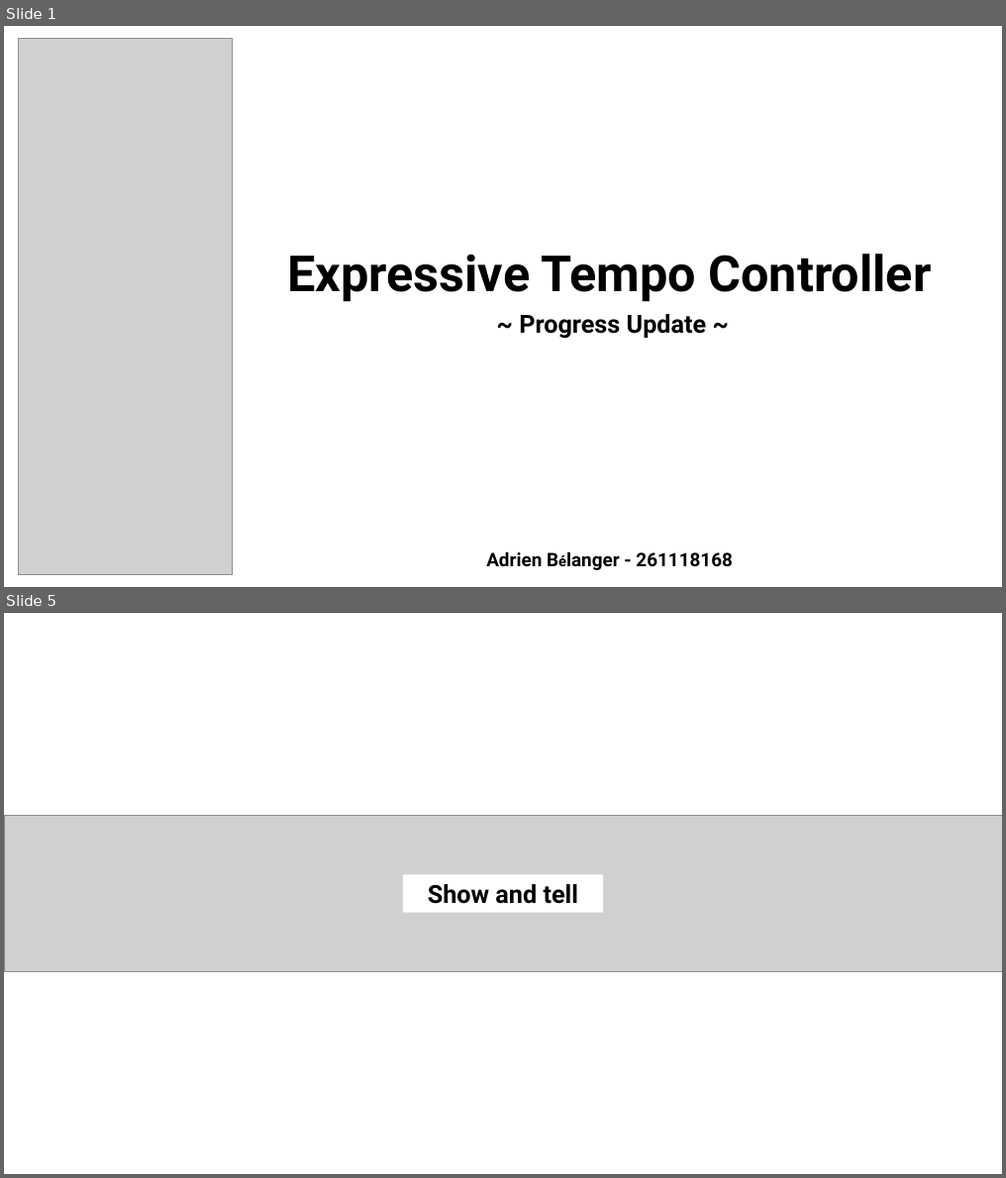
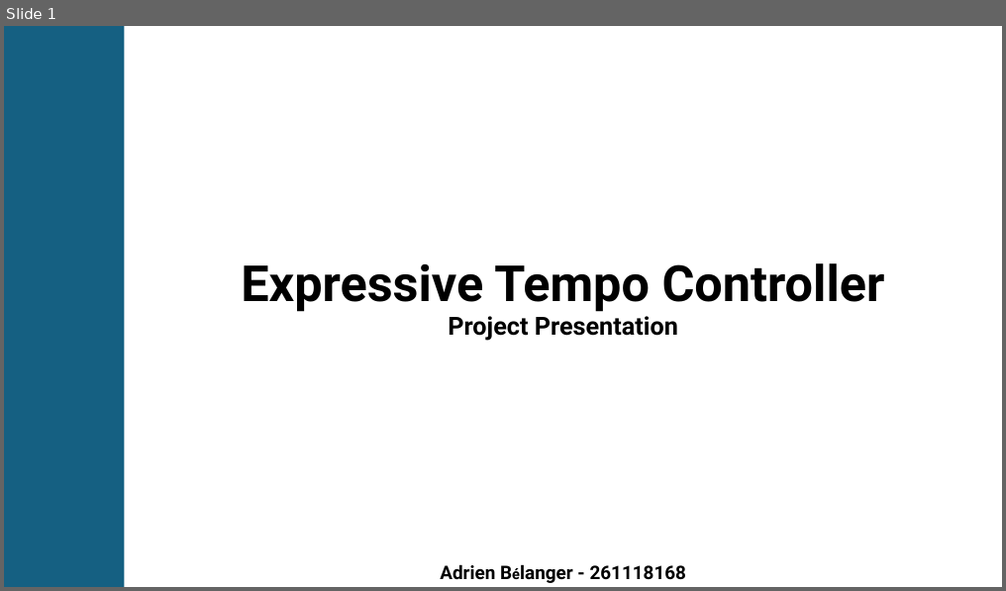
Before and after one commit to AdrienBelanger/306-Project, a slide deck: Presentation/Final Presentation.pptx. Shown one above the other, each under a label of ours: slides 1 and 5 before the commit, slide 1 after it; the slides between them are not shown. The pictures are 1006x1178 and 1006x591 pixels, drawn with LibreOffice and Linux fonts; fonts in the diff are those of the drawing; grey boxes stand for pictures. Boxes give left, top, right and bottom in pixels: in the first picture for what was removed or moved away, otherwise in the second. Text is boxed around its words. In the diff, an @@ line names an element or a change of style, - is before the commit and + after.

```diff
--- a/Presentation/Final Presentation.pptx
+++ b/Presentation/Final Presentation.pptx
@@ slide 5 removed at [4,613,1002,1174], background #FFFFFF @@
@@ picture removed at [4,815,1002,972] @@
@@ rectangle removed at [403,875,604,912] @@
-Show and tell
@@ slide 1 changed as well @@
@@ rectangle added at [4,26,125,587], fill #156082 @@
@@ picture removed at [18,38,233,574] @@
@@ text "Expressive Tempo Controller": place and size @@
-text "Expressive Tempo Controller" at [287,254,931,302]
+text "Expressive Tempo Controller" at [241,264,885,312]
@@ text at [448,316,678,341]: text changed @@
-~ Progress Update ~
+Project Presentation
@@ text "Adrien Bélanger - 261118168": place and size @@
-text "Adrien Bélanger - 261118168" at [486,552,733,567]
+text "Adrien Bélanger - 261118168" at [440,565,687,580]
```
Also in this commit, not shown: 6 slides added, 3 other slides removed, 6 other files.
